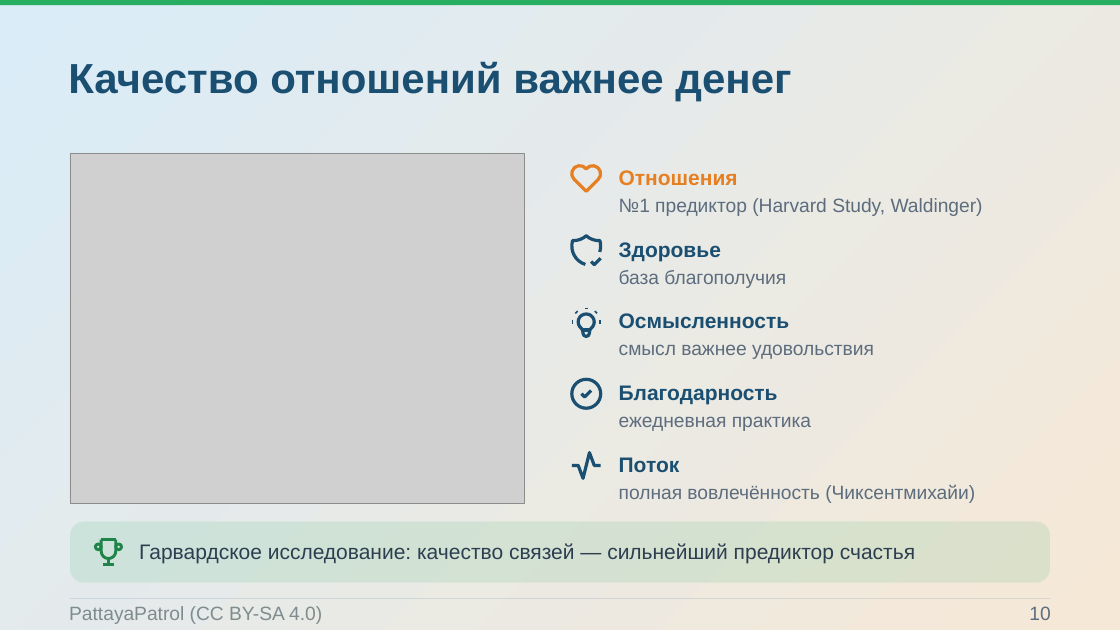
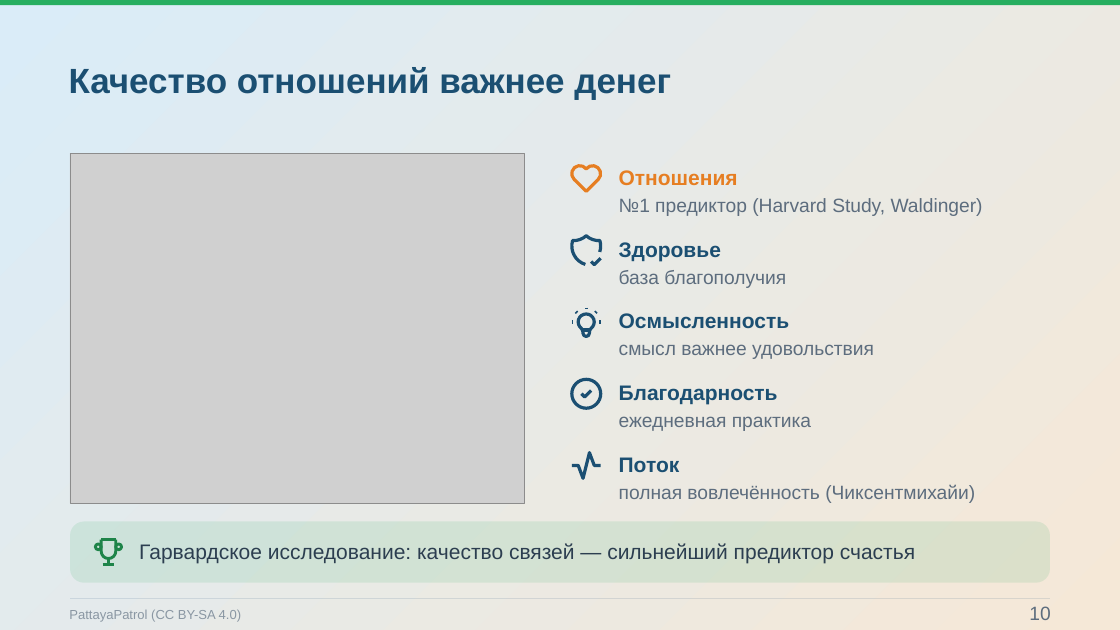
Before and after one commit to Pavel1778/Presentation-happy, a slide deck: slide 10 of Konceptsiya_schastya.pptx. Drawn at 1120x630 pixels with LibreOffice and Linux fonts; fonts in the diff are those of the drawing; grey boxes stand for pictures; background and template pictures are left out. Boxes give left, top, right and bottom in pixels: in the first picture for what was removed or moved away, otherwise in the second. Text is boxed around its words. In the diff, an @@ line names an element or a change of style, - is before the commit and + after.

```diff
--- a/Konceptsiya_schastya.pptx
+++ b/Konceptsiya_schastya.pptx
@@ text "Качество отношений важнее денег" at <box>69,67,671,100</box>: size 36 to 30 pt @@
@@ text "PattayaPatrol (CC BY-SA 4.0)" at <box>69,609,241,622</box>: size 16.5 to 11.2 pt, text colour #7F8C8D to #8A97A3 @@
```
Also in this commit, not shown: 14 other slides changed, 48 other files.
